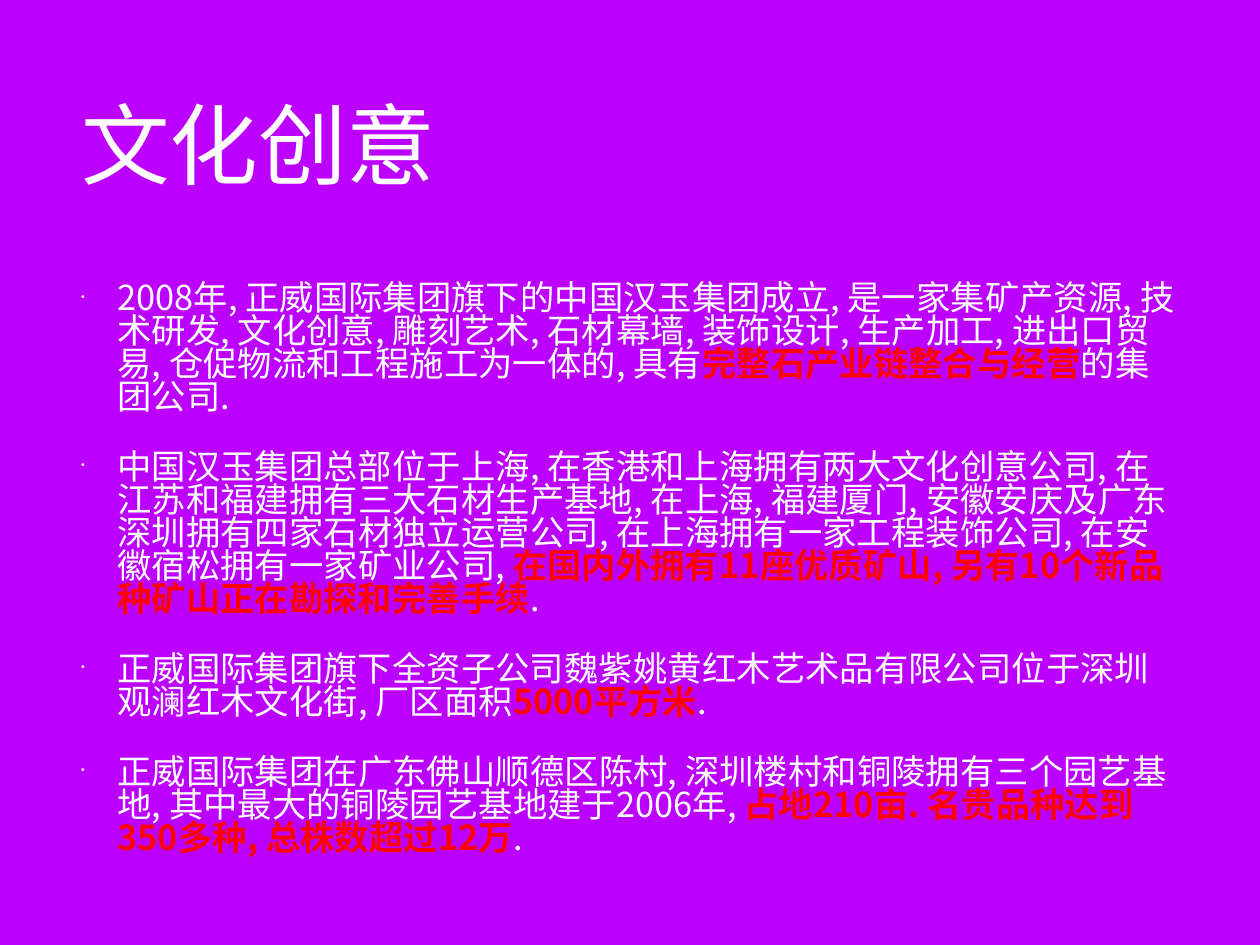
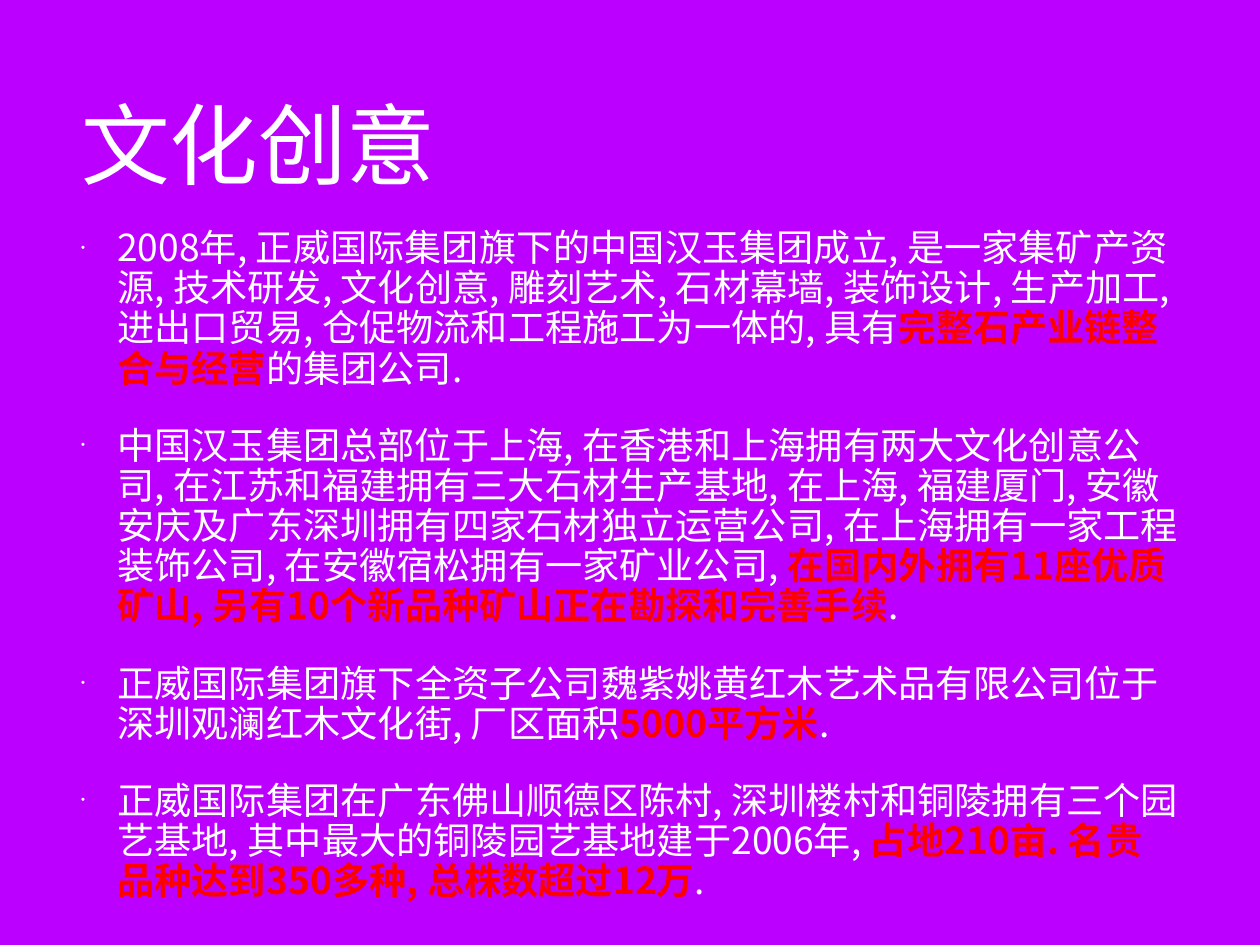
Before and after one commit to minibear0523/AmerGroup, a slide deck: slide 13 of 正威国际集团V1.0.pptx. Drawn at 1260x945 pixels with LibreOffice and Linux fonts; fonts in the diff are those of the drawing; background and template pictures are left out. Boxes give left, top, right and bottom in pixels: in the first picture for what was removed or moved away, otherwise in the second. Text is boxed around its words. In the diff, an @@ line names an element or a change of style, - is before the commit and + after.

```diff
--- a/正威国际集团V1.0.pptx
+++ b/正威国际集团V1.0.pptx
@@ text "2008年, 正威国际集团旗下的中国汉玉集团成立, 是一家集矿产资源, 技术研发, 文化创意, ...": place and size @@
-text "2008年, 正威国际集团旗下的中国汉玉集团成立, 是一家集矿产资源, 技术研发, 文化创意, ..." at bbox=[117, 281, 1174, 857]
+text "2008年, 正威国际集团旗下的中国汉玉集团成立, 是一家集矿产资源, 技术研发, 文化创意, ..." at bbox=[117, 229, 1178, 902]
@@ text "2008年, 正威国际集团旗下的中国汉玉集团成立, 是一家集矿产资源, 技术研发, 文化创意, ..." at bbox=[117, 229, 1178, 902]: size 28 to 30.2 pt; line spacing 0.8 to 0.9 @@
```
Also in this commit, not shown: 8 other slides changed, 9 slides added, 2 other files.
